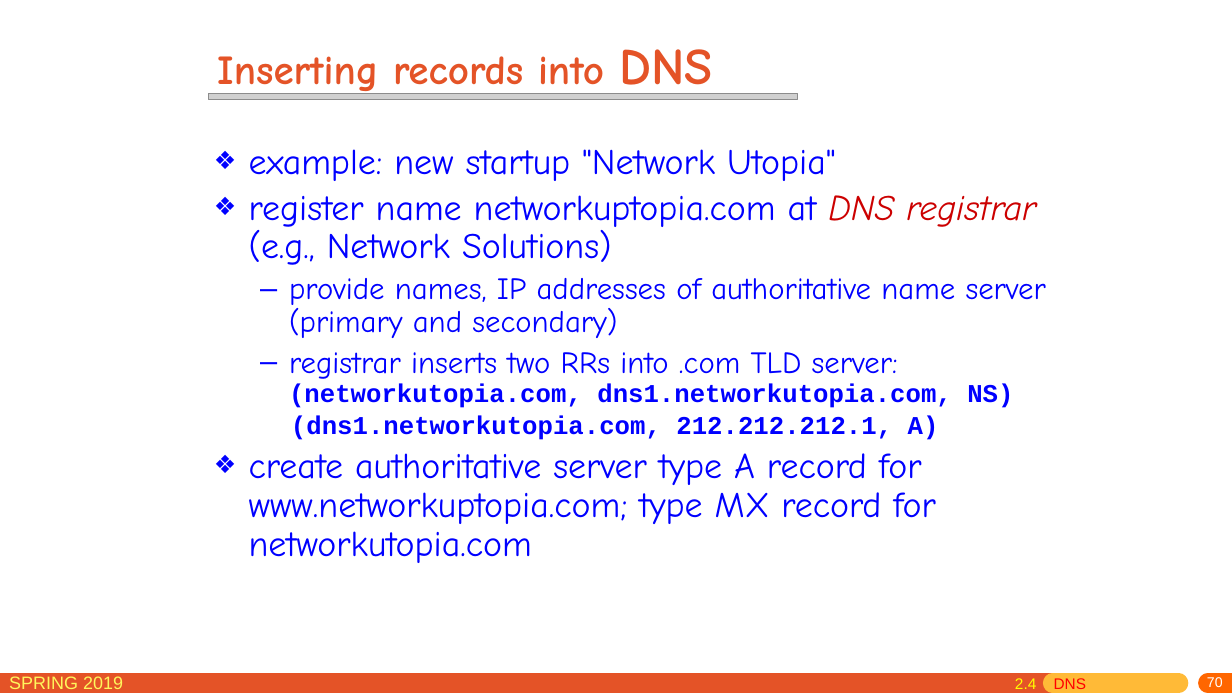
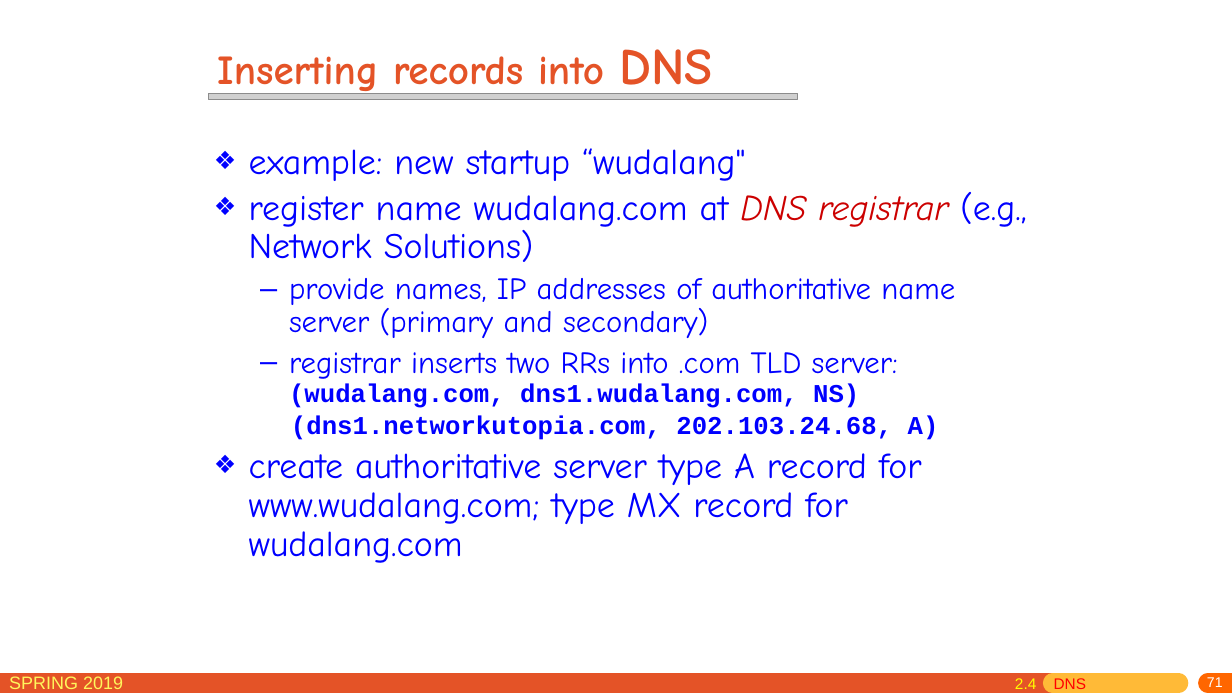
Before and after one commit to jichenghu/PPT_networkDistributed, a slide deck: slide 71 of chapter2.pptx (slide 70 before the commit). Drawn at 1232x693 pixels with LibreOffice and Linux fonts; fonts in the diff are those of the drawing; grey boxes stand for pictures. Boxes give left, top, right and bottom in pixels: in the first picture for what was removed or moved away, otherwise in the second. Text is boxed around its words. In the diff, an @@ line names an element or a change of style, - is before the commit and + after.

```diff
--- a/chapter2.pptx
+++ b/chapter2.pptx
@@ text at [249,148,1026,262]: text changed @@
-❖ example: new startup "Network Utopia"
-❖ register name networkuptopia.com at DNS registrar (e.g., Network Solutions)
+❖ example: new startup “wudalang"
+❖ register name wudalang.com at DNS registrar (e.g., Network Solutions)
@@ text at [249,352,939,563]: text changed @@
-  – registrar inserts two RRs into .com TLD server:
-    (networkutopia.com, dns1.networkutopia.com, NS)
-  (dns1.networkutopia.com, 212.212.212.1, A)
-❖ create authoritative server type A record for www.networkuptopia.com; type MX record for networkutopia.com
+  – registrar inserts two RRs into .com TLD server:
+    (wudalang.com, dns1.wudalang.com, NS)
+  (dns1.networkutopia.com, 202.103.24.68, A)
+❖ create authoritative server type A record for www.wudalang.com; type MX record for wudalang.com
@@ page number at [1207,677,1223,687]: text changed @@
-70
+71
```
Also in this commit, not shown: 56 other slides changed, 1 slide added, 1 other file.
